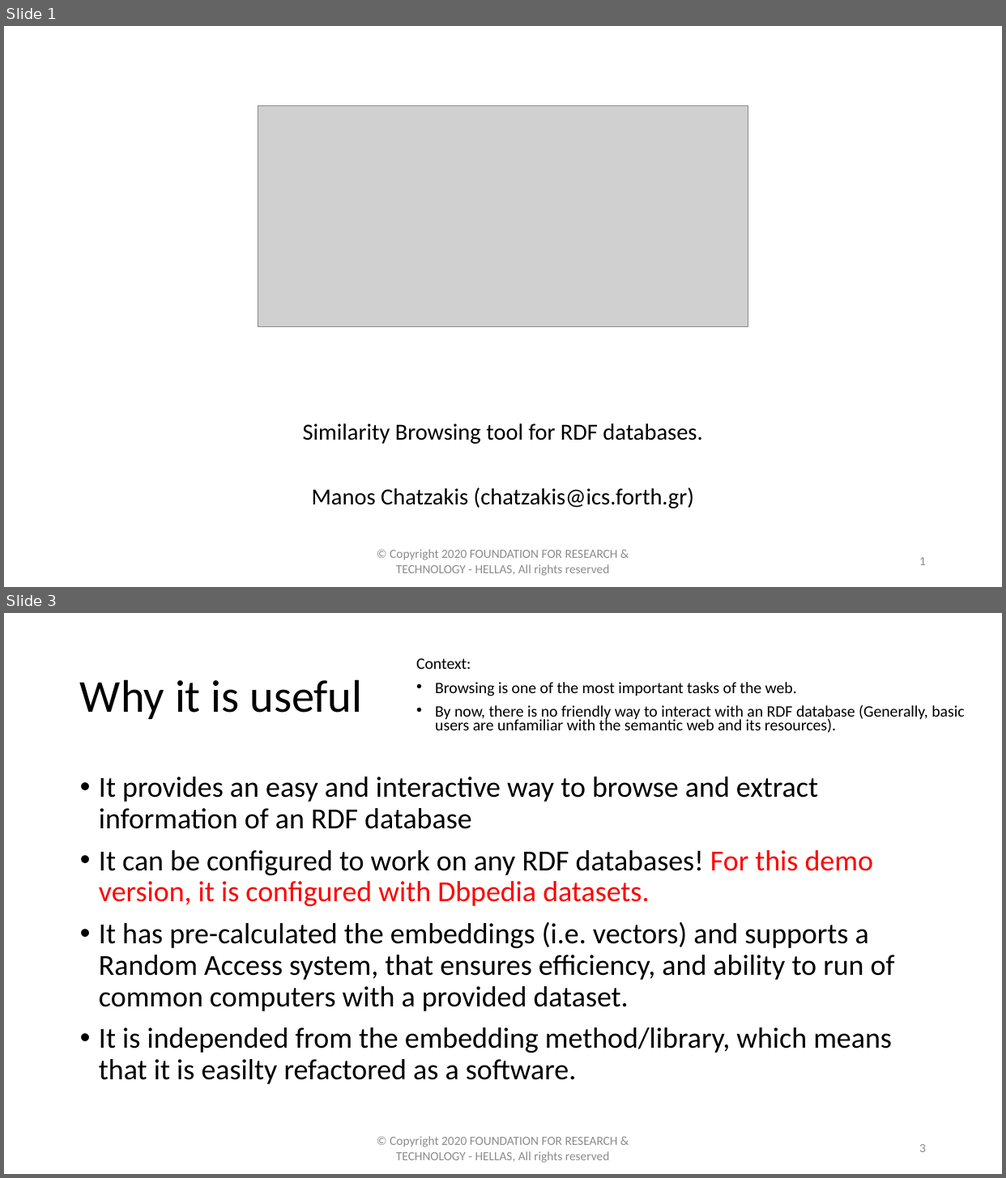
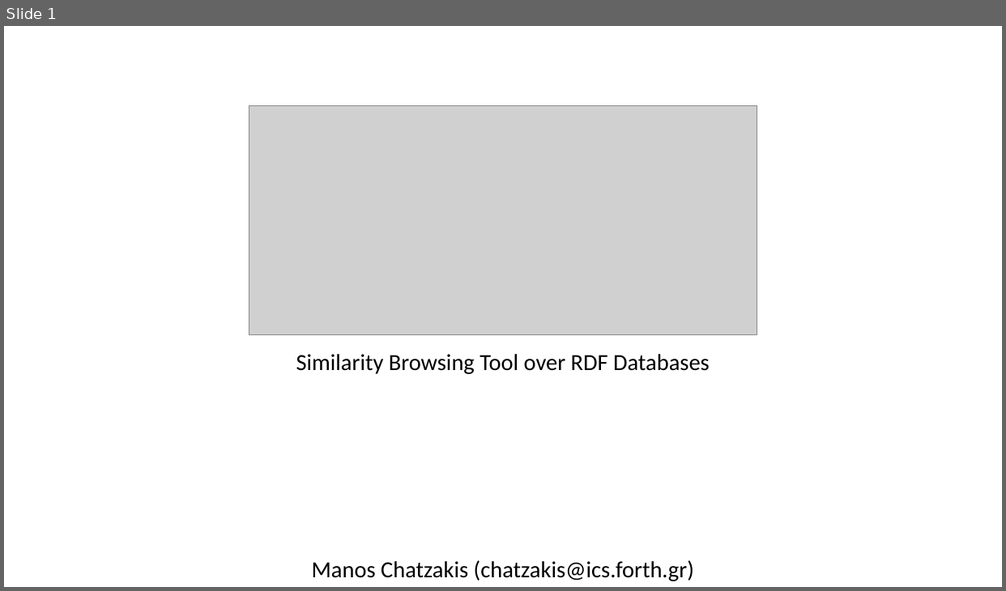
Before and after one commit to MChatzakis/RDFsim, a slide deck: RDFsim/presentation/RDFsim.pptx. Shown one above the other, each under a label of ours: slides 1 and 3 before the commit, slide 1 after it; the slides between them are not shown. The pictures are 1006x1178 and 1006x591 pixels, drawn with LibreOffice and Linux fonts; fonts in the diff are those of the drawing; grey boxes stand for pictures. Boxes give left, top, right and bottom in pixels: in the first picture for what was removed or moved away, otherwise in the second. Text is boxed around its words. In the diff, an @@ line names an element or a change of style, - is before the commit and + after.

```diff
--- a/RDFsim/presentation/RDFsim.pptx
+++ b/RDFsim/presentation/RDFsim.pptx
@@ slide 3 removed at bbox=[4, 613, 1002, 1174], background #FFFFFF @@
@@ text removed at bbox=[416, 658, 964, 733] @@
-Context:
-• Browsing is one of the most important tasks of the web.
-• By now, there is no friendly way to interact with an RDF database (Generally, basic users are unfamiliar with the semantic web and its resources).
@@ title removed at bbox=[80, 679, 362, 719] @@
-Why it is useful
@@ text removed at bbox=[99, 777, 895, 1084] @@
-• It provides an easy and interactive way to browse and extract information of an RDF database
-• It can be configured to work on any RDF databases! For this demo version, it is configured with Dbpedia datasets.
-• It has pre-calculated the embeddings (i.e. vectors) and supports a Random Access system, that ensures efficiency, and ability to run of common computers with a provided dataset.
-• It is independed from the embedding method/library, which means that it is easilty refactored as a software.
@@ text removed at bbox=[390, 1136, 618, 1163] @@
-© Copyright 2020 FOUNDATION FOR RESEARCH & TECHNOLOGY - HELLAS, All rights reserved
@@ page number removed at bbox=[919, 1144, 926, 1152] @@
-3
@@ slide 1 changed as well @@
@@ picture: place and size @@
-picture at bbox=[258, 106, 749, 327]
+picture at bbox=[249, 106, 757, 335]
@@ text added at bbox=[296, 354, 710, 374], 22.2 pt, text #000000 @@
+Similarity Browsing Tool over RDF Databases
@@ subtitle at bbox=[303, 424, 702, 444]: paragraph removed @@
-Similarity Browsing tool for RDF databases.
@@ subtitle "Manos Chatzakis (chatzakis@ics.forth.gr)": place and size @@
-subtitle "Manos Chatzakis (chatzakis@ics.forth.gr)" at bbox=[303, 424, 702, 509]
+subtitle "Manos Chatzakis (chatzakis@ics.forth.gr)" at bbox=[312, 561, 694, 582]
@@ text removed at bbox=[390, 549, 618, 576] @@
-© Copyright 2020 FOUNDATION FOR RESEARCH & TECHNOLOGY - HELLAS, All rights reserved
@@ page number removed at bbox=[919, 557, 926, 565] @@
-1
```
Also in this commit, not shown: 4 slides added, 4 other slides removed.
